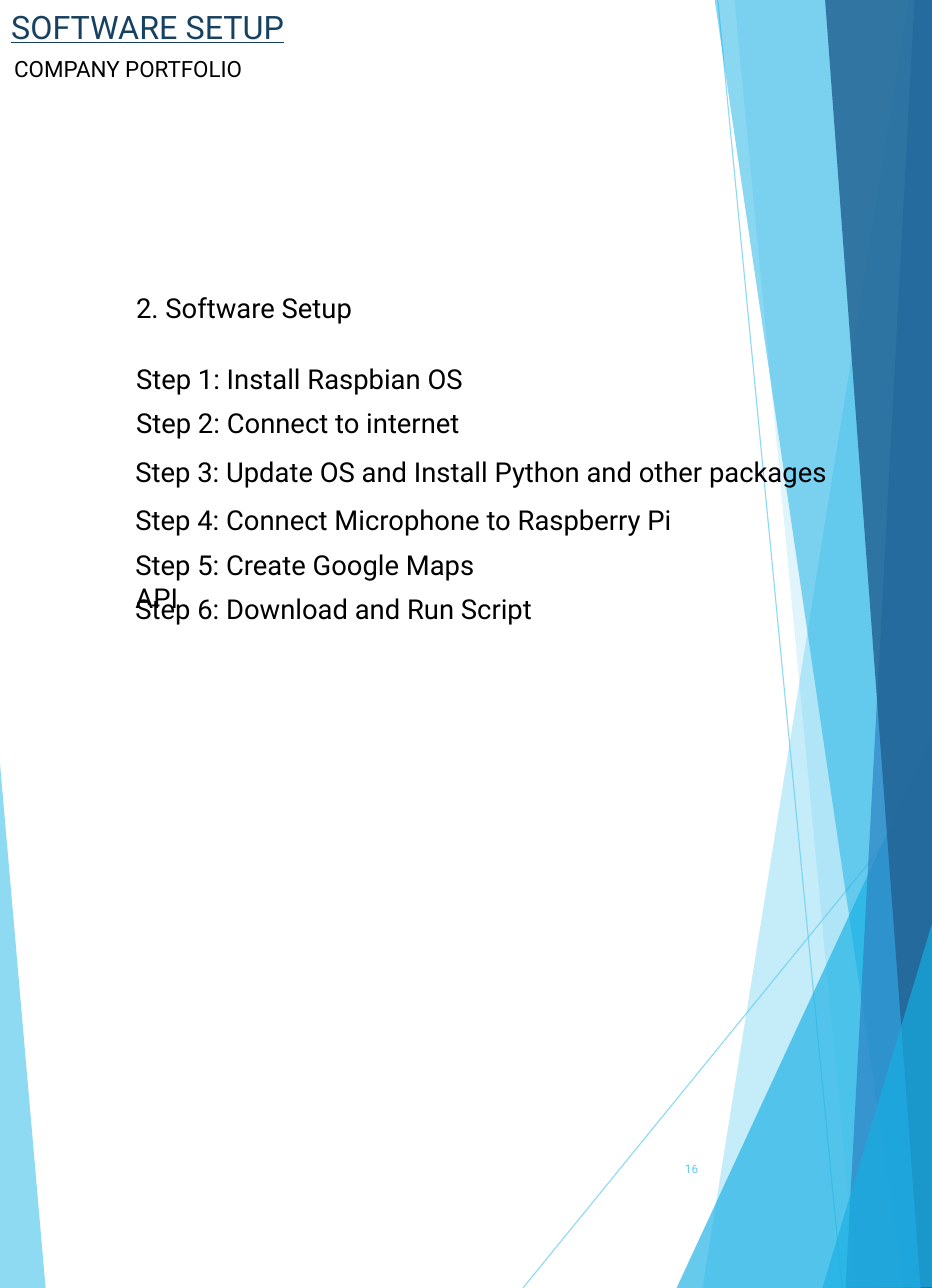
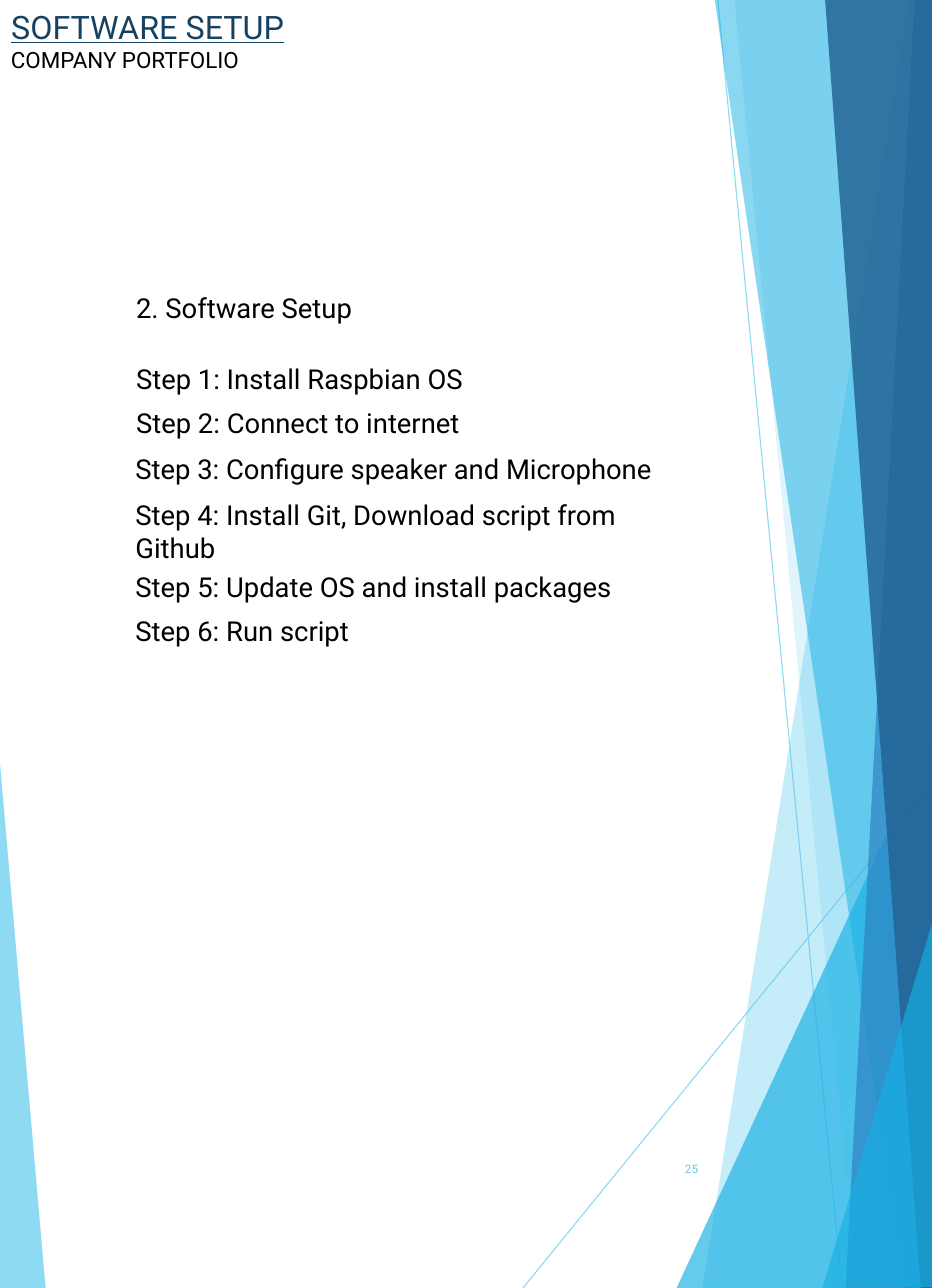
Before and after one commit to itsharsh/SmartMirror-RaspberryPi, a slide deck: slide 25 of Smart Mirror Manual.pptx (slide 16 before the commit). Drawn at 932x1288 pixels with LibreOffice and Linux fonts; fonts in the diff are those of the drawing. Boxes give left, top, right and bottom in pixels: in the first picture for what was removed or moved away, otherwise in the second. Text is boxed around its words. In the diff, an @@ line names an element or a change of style, - is before the commit and + after.

```diff
--- a/Smart Mirror Manual.pptx
+++ b/Smart Mirror Manual.pptx
@@ text "COMPANY PORTFOLIO": place and size @@
-text "COMPANY PORTFOLIO" at (14, 61, 242, 78)
+text "COMPANY PORTFOLIO" at (11, 52, 239, 69)
@@ text added at (135, 458, 651, 485), 18 pt, text #000000 @@
+Step 3: Configure speaker and Microphone
@@ text at (135, 504, 615, 559): text changed @@
-Step 4: Connect Microphone to Raspberry Pi
+Step 4: Install Git, Download script from Github
@@ text removed at (135, 554, 474, 615) @@
-Step 5: Create Google Maps API
@@ text at (135, 576, 611, 603): text changed @@
-Step 3: Update OS and Install Python and other packages
+Step 5: Update OS and install packages
@@ text at (135, 621, 349, 647): text changed @@
-Step 6: Download and Run Script
+Step 6: Run script
@@ page number at (685, 1164, 698, 1173): text changed @@
-16
+25
```
Also in this commit, not shown: 16 other slides changed, 22 slides added, 10 slides removed.
